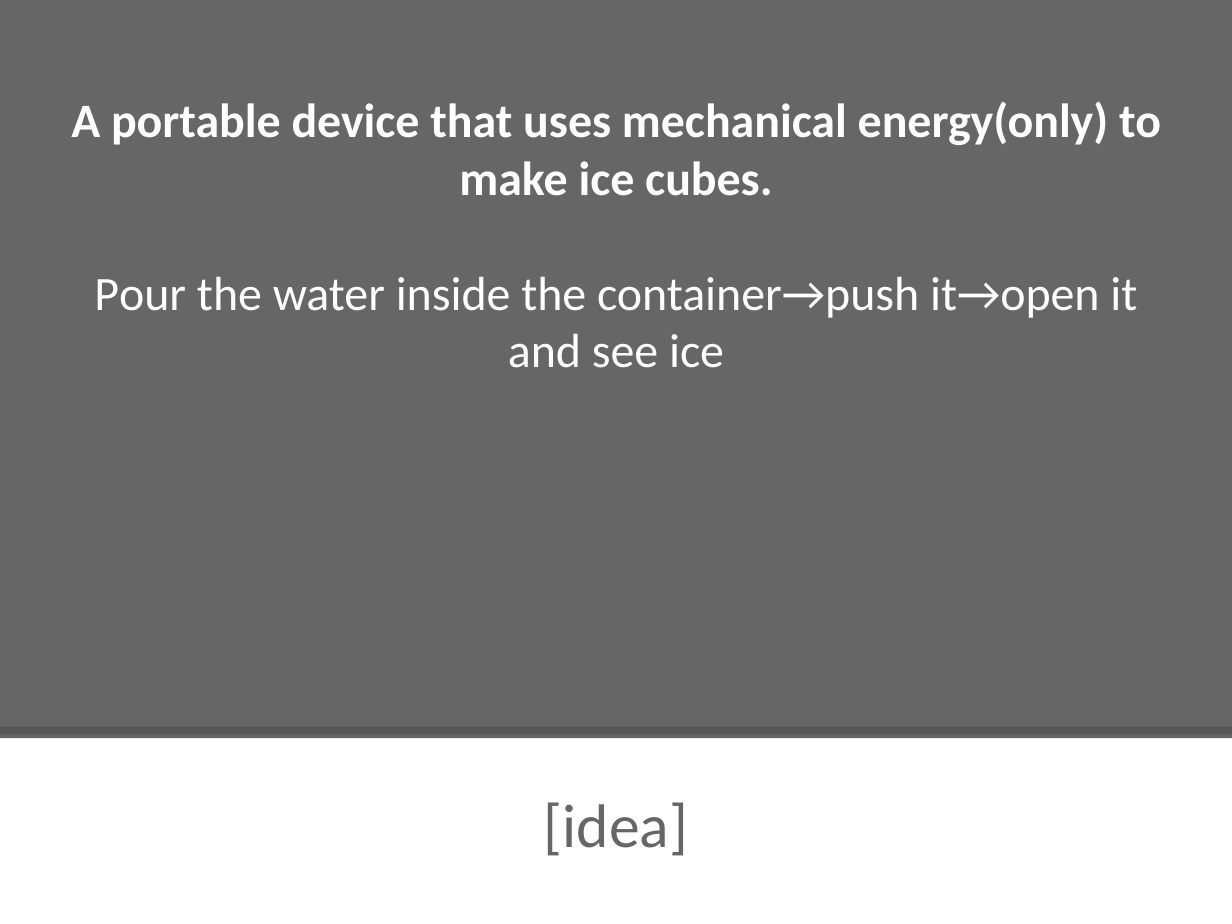
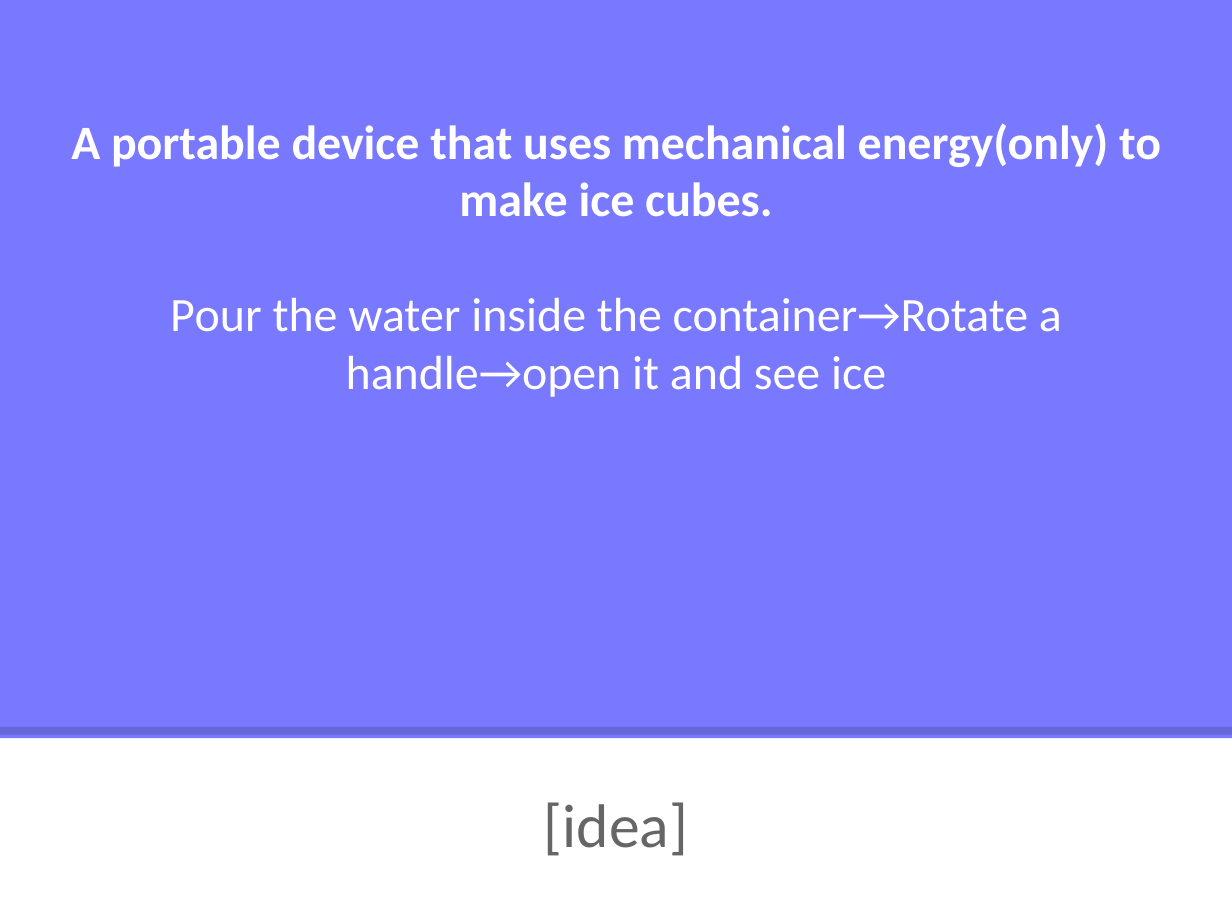
Before and after one commit to invent2017/Administrators_Project, a slide deck: slide 4 of Project_Ice.pptx (slide 2 before the commit). Drawn at 1232x924 pixels with LibreOffice and Linux fonts; fonts in the diff are those of the drawing. Boxes give left, top, right and bottom in pixels: in the first picture for what was removed or moved away, otherwise in the second. Text is boxed around its words. In the diff, an @@ line names an element or a change of style, - is before the commit and + after.

```diff
--- a/Project_Ice.pptx
+++ b/Project_Ice.pptx
@@ rectangle at <box>0,0,1232,738</box>: fill #666666 to #7979FF @@
@@ text "A portable device that uses ...": place and size @@
-text "A portable device that uses ..." at <box>71,101,1161,368</box>
+text "A portable device that uses ..." at <box>71,123,1161,397</box>
@@ text at <box>170,298,1062,397</box>: text changed @@
-Pour the water inside the container→push it→open it and see ice
+Pour the water inside the container→Rotate a handle→open it and see ice
```
Also in this commit, not shown: 8 other slides changed, 8 slides added.
